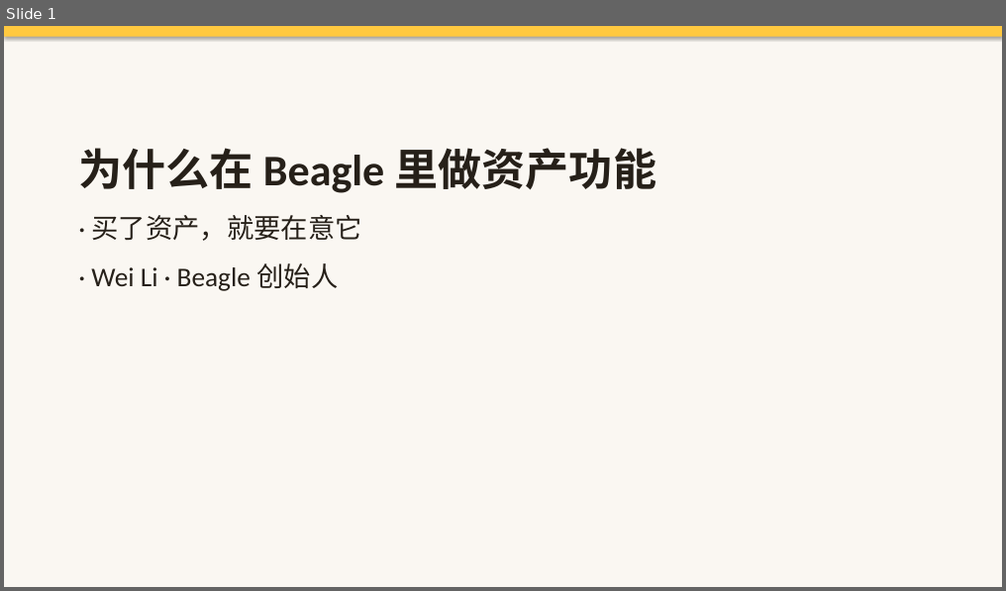
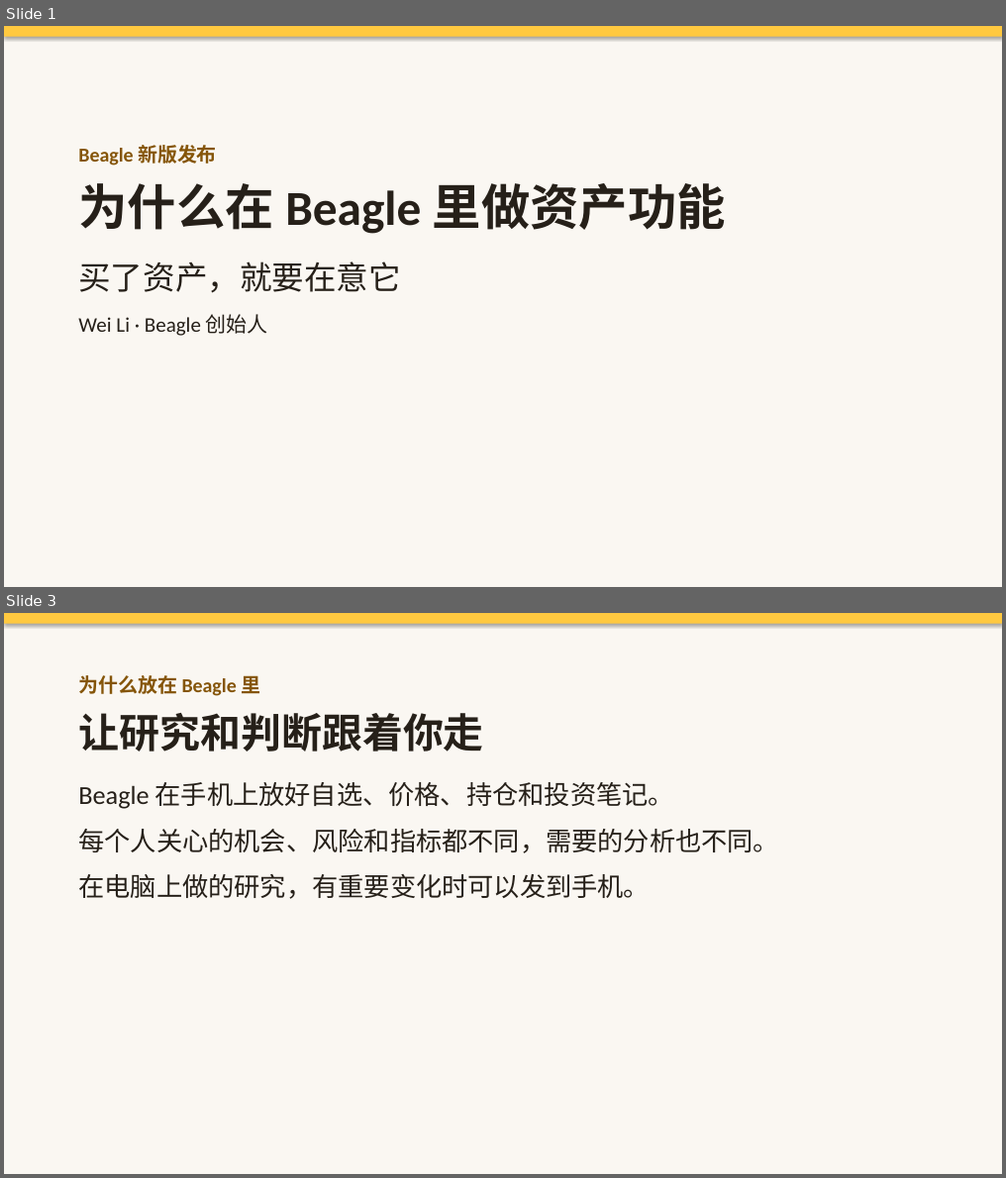
Before and after one commit to licodefun/beagle-voice-agent, a slide deck: decks/beagle-founder-take-deck.pptx. Shown one above the other, each under a label of ours: slide 1 before the commit, slides 1 and 3 after it; the slides between them are not shown. The pictures are 1006x591 and 1006x1178 pixels, drawn with LibreOffice and Linux fonts; fonts in the diff are those of the drawing. Boxes give left, top, right and bottom in pixels: in the first picture for what was removed or moved away, otherwise in the second. Text is boxed around its words. In the diff, an @@ line names an element or a change of style, - is before the commit and + after.

Commit message:
Replace founder deck with Wei's final version (Beagle new-version launch) and add his PDF export

```diff
--- a/decks/beagle-founder-take-deck.pptx
+++ b/decks/beagle-founder-take-deck.pptx
@@ slide 3 added at (4,613,1002,1174), background #FAF7F2 @@
@@ rectangle added at (4,613,1002,624), fill #FFC940 @@
@@ text added at (78,675,779,899), 25 pt, text #262019 @@
+为什么放在 Beagle 里
+让研究和判断跟着你走
+Beagle 在手机上放好自选、价格、持仓和投资笔记。
+每个人关心的机会、风险和指标都不同，需要的分析也不同。
+在电脑上做的研究，有重要变化时可以发到手机。
@@ slide 1 changed as well @@
@@ text at (78,145,217,166): paragraph added @@
+Beagle 新版发布
@@ text at (78,183,726,234): size 42 to 47 pt in "为什么在 Beagle 里做资产功能"; less space between paragraphs @@
@@ text at (78,262,400,336): text changed; size 26 to 20 pt @@
-· 买了资产，就要在意它
-· Wei Li · Beagle 创始人
+买了资产，就要在意它
+Wei Li · Beagle 创始人
```
Also in this commit, not shown: 10 other slides added, 11 slides removed, 1 other file.
